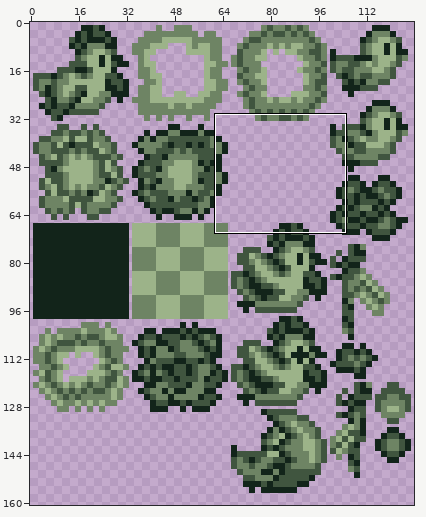
Sprite sheet, stored at toritoma/Resources/Image/Character-ipad.png. The first picture is a wide view before the edit; the outline marks the close-up.
Close-up. Old version:
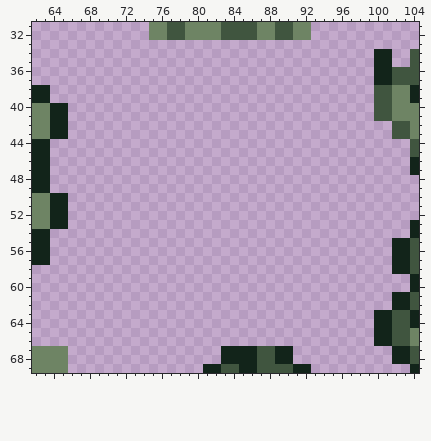
The file is 256x512 pixels, drawn in blocks of 2x2; one block is one cell here. Shown: x 62..104, y 31..69. The old version is drawn lined up with the new one. The wide view leaves out empty margins.
And afterwards:
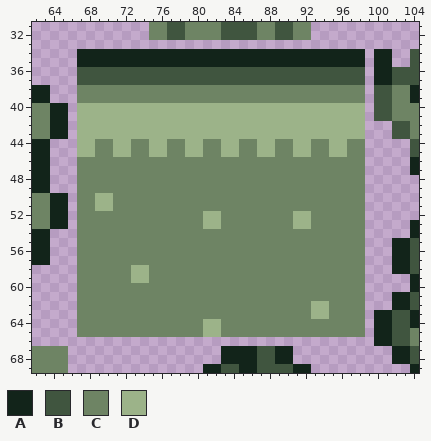
Palette (. is transparent): A #12241a  B #40553f  C #6e8464  D #9cb389
What changed:
drawings rearranged on the sheet (the old picture shows each at its new place)
Colour A is added in rows 34 to 35 at x 67 to 98.
Colour B is added in rows 36 to 37 at x 67 to 98.
Colour C is added in rows 38 to 39 at x 67 to 98; in rows 44 to 45 at x 69 to 70, 73 to 74, 77 to 78, 81 to 82, 85 to 86, 89 to 90, 93 to 94 and 97 to 98; in rows 46 to 49 at x 67 to 98; in rows 50 to 51 at x 67 to 68 and 71 to 98; in rows 52 to 53 at x 67 to 80, 83 to 90 and 93 to 98; in rows 54 to 57 at x 67 to 98.
Colour C is added in rows 58 to 59 at x 67 to 72 and 75 to 98; in rows 60 to 61 at x 67 to 98; in rows 62 to 63 at x 67 to 92 and 95 to 98; in rows 64 to 65 at x 67 to 80 and 83 to 98.
Colour D is added in rows 40 to 43 at x 67 to 98; in rows 44 to 45 at x 67 to 68, 71 to 72, 75 to 76, 79 to 80, 83 to 84, 87 to 88, 91 to 92 and 95 to 96; in rows 50 to 51 at x 69 to 70; in rows 52 to 53 at x 81 to 82 and 91 to 92; in rows 58 to 59 at x 73 to 74; in rows 62 to 63 at x 93 to 94.
Colour D is added in rows 64 to 65 at x 81 to 82.
Pixel boxes of the changes (left, top, right, bottom) in both close-ups:
added: (77, 49, 365, 337)
